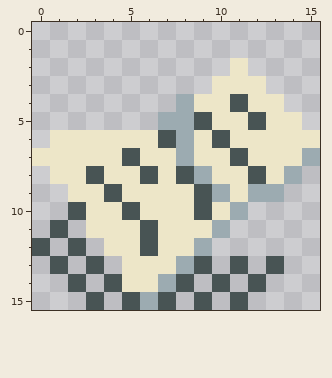
Pixel-art file -- Resources/Note.aseprite. The picture above was drawn from the file before the commit.
16x16 pixels, 1 frame.
After:
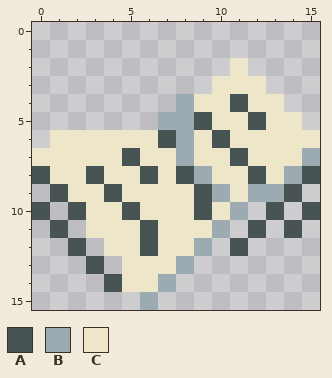
Palette (. is transparent): A #485454  B #9cabb1  C #ede6c8
Changes in this commit:
@@ x 0..15 @@
  7 CCCCCACCBCCACCCB
- 8 .CCACCACABCCACB.
- 9 ..CCACCCCABCBB..
-10 ..ACCACCCACB....
-11 .A.CCCACCCB.....
-12 A.A.CCACCB......
-13 .A.A.CCCBA.A.A..
-14 ..A.ACCBA.A.A...
-15 ...A.ABA.A.A....
+ 8 ACCACCACABCCACBA
+ 9 .ACCACCCCABCBBA.
+10 A.ACCACCCACB.A.A
+11 .A.CCCACCCB.A.A.
+12 ..A.CCACCB.A....
+13 ...A.CCCB.......
+14 ....ACCB........
+15 ......B.........
